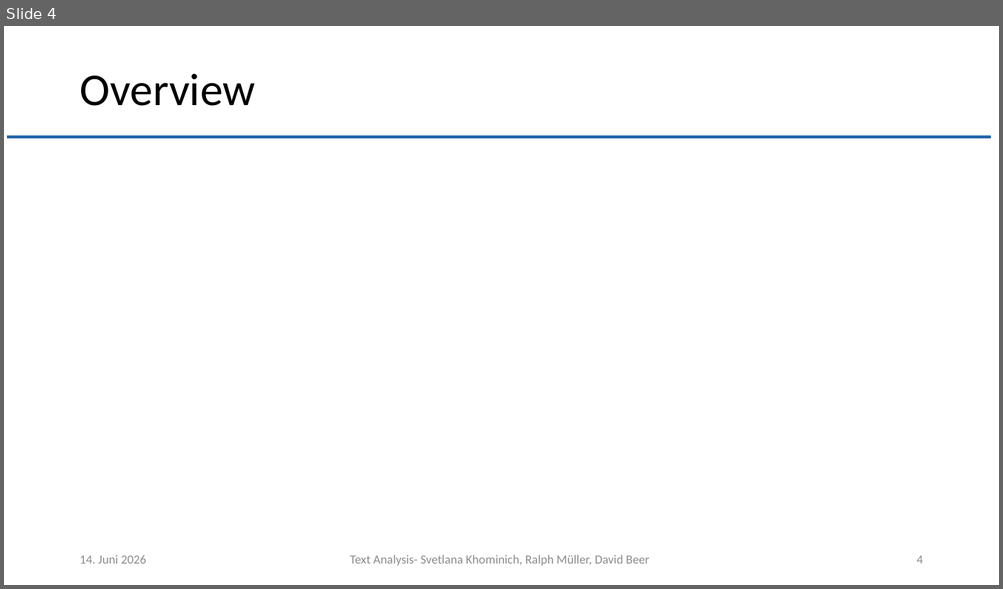
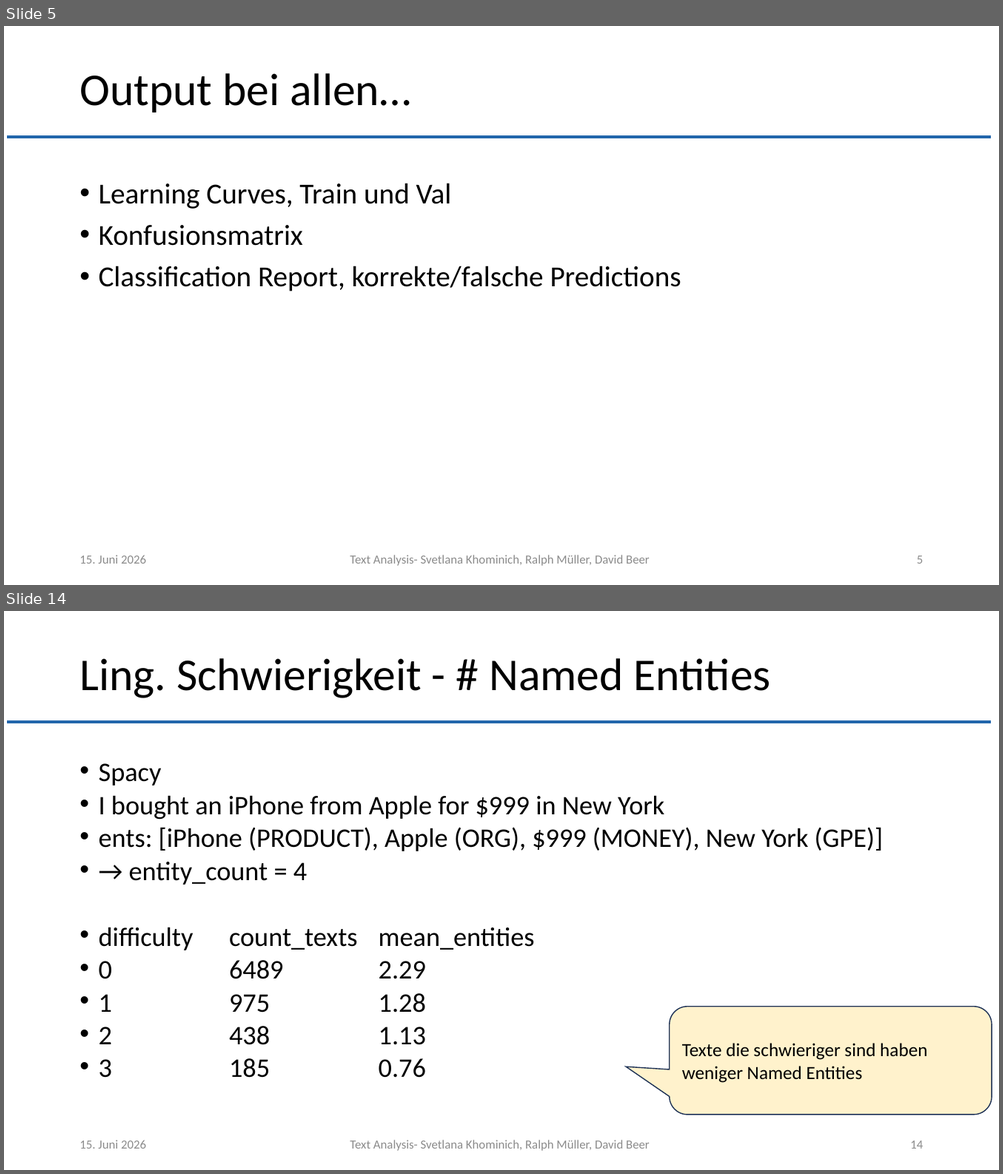
Before and after one commit to muellR/text_analysis, a slide deck: presentation/ln_text_analysis.pptx. Shown one above the other, each under a label of ours: slide 4 before the commit, slides 5 and 14 after it; the slides between them are not shown. The pictures are 1003x589 and 1003x1174 pixels, drawn with LibreOffice and Linux fonts; fonts in the diff are those of the drawing; background and template pictures are left out. Boxes give left, top, right and bottom in pixels: in the first picture for what was removed or moved away, otherwise in the second. Text is boxed around its words. In the diff, an @@ line names an element or a change of style, - is before the commit and + after.

```diff
--- a/presentation/ln_text_analysis.pptx
+++ b/presentation/ln_text_analysis.pptx
@@ slide 14 added at [4, 611, 999, 1170], background #FFFFFF; not listed: 1 template element that a slide beside it also shows @@
@@ title added at [79, 658, 771, 698], 44 pt, text #000000 @@
+Ling. Schwierigkeit - # Named Entities
@@ text added at [99, 763, 882, 1078], 25.9 pt, text #000000 @@
+• Spacy
+• I bought an iPhone from Apple for $999 in New York
+• ents: [iPhone (PRODUCT), Apple (ORG), $999 (MONEY), New York (GPE)]
+• → entity_count = 4
+• difficulty count_texts mean_entities
+• 0 6489 2.29
+• 1 975 1.28
+• 2 438 1.13
+• 3 185 0.76
@@ rounded speech box added at [669, 1006, 992, 1115], fill #FFF2CC, outline #1E3256 1 pt, 18 pt, text #000000 @@
+Texte die schwieriger sind haben weniger Named Entities
@@ text added at [79, 1140, 146, 1149], 12 pt, text #8C8C8C @@
+15. Juni 2026
@@ text added at [350, 1140, 649, 1151], 12 pt, text #8C8C8C @@
+Text Analysis- Svetlana Khominich, Ralph Müller, David Beer
@@ page number added at [910, 1141, 922, 1149], 12 pt, text #8C8C8C @@
+14
@@ what was slide 4 is now slide 5 @@
@@ slide 5 changed as well @@
@@ title at [79, 73, 410, 113]: text changed @@
-Overview
+Output bei allen…
@@ text added at [99, 183, 681, 292], 28 pt, text #000000 @@
+• Learning Curves, Train und Val
+• Konfusionsmatrix
+• Classification Report, korrekte/falsche Predictions
@@ text at [79, 555, 146, 564]: text changed @@
-14. Juni 2026
+15. Juni 2026
@@ page number at [916, 556, 922, 564]: text changed @@
-4
+5
```
Also in this commit, not shown: 4 other slides changed, 15 other slides added, 8 other files.
